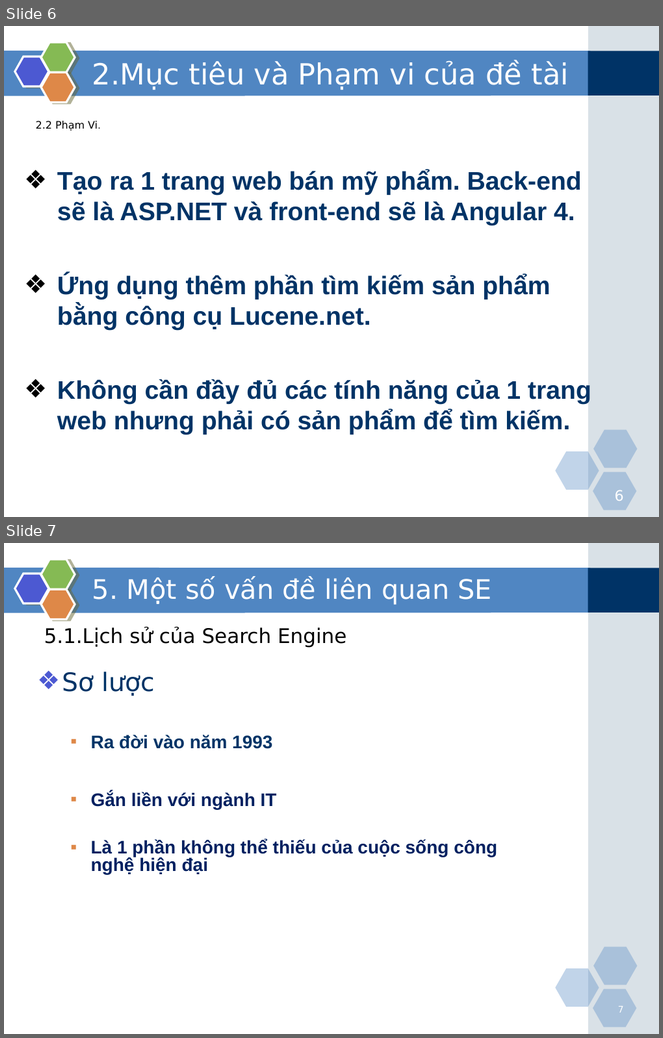
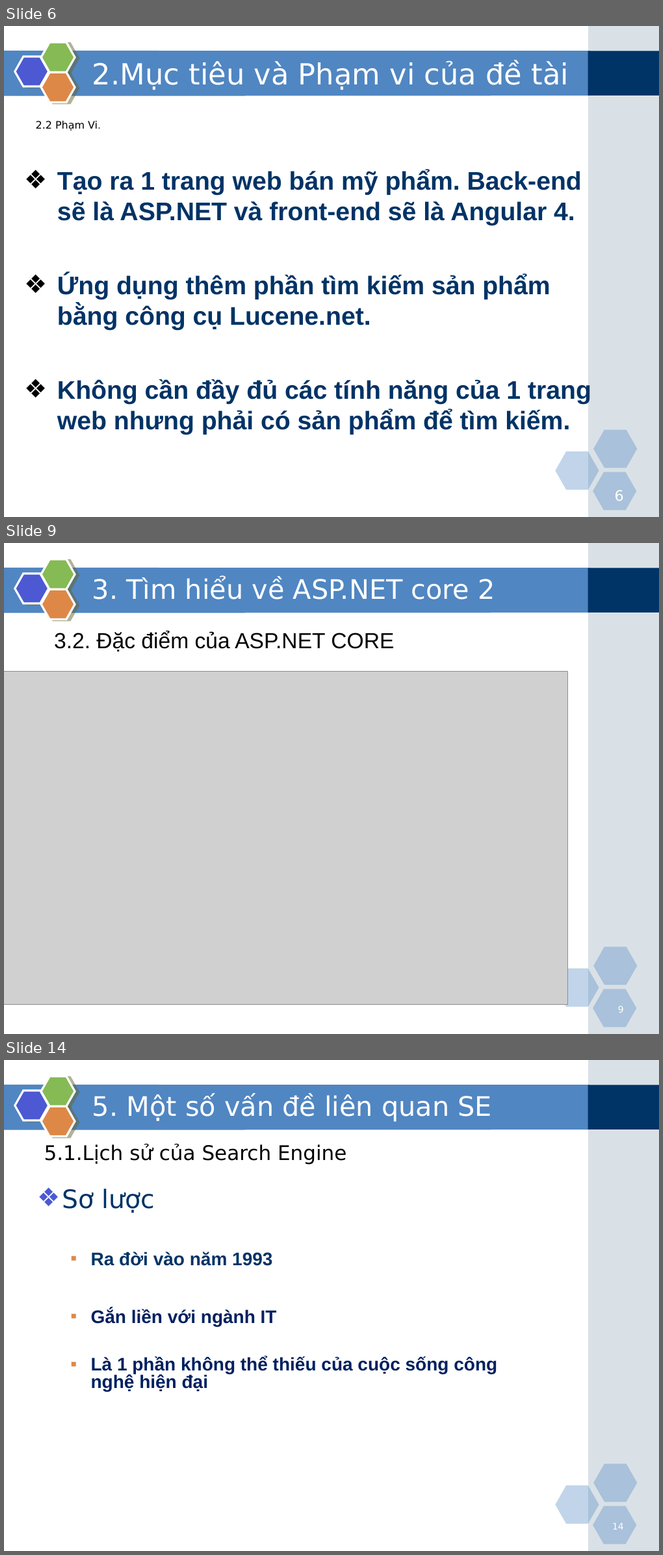
Before and after one commit to VuongVanHau/TLCN2018, a slide deck: Dec_30/ASPNET_Angular_Lucene_Thịnh_Hậu.ppt. Shown one above the other, each under a label of ours: slides 6 and 7 before the commit, slides 6, 9 and 14 after it; the slides between them are not shown. The pictures are 663x1038 and 663x1555 pixels, drawn with LibreOffice and Linux fonts; fonts in the diff are those of the drawing; grey boxes stand for pictures. Boxes give left, top, right and bottom in pixels: in the first picture for what was removed or moved away, otherwise in the second. Text is boxed around its words. In the diff, an @@ line names an element or a change of style, - is before the commit and + after.

```diff
--- a/Dec_30/ASPNET_Angular_Lucene_Thịnh_Hậu.ppt
+++ b/Dec_30/ASPNET_Angular_Lucene_Thịnh_Hậu.ppt
@@ slide 9 added at <box>4,543,659,1034</box>, background #FFFFFF; not listed: 9 template elements that a slide beside it also shows @@
@@ text added at <box>92,577,495,600</box>, 29.6 pt, text #FFFFFF @@
+3. Tìm hiểu về ASP.NET core 2
@@ text added at <box>54,631,394,652</box>, 24 pt, text #000000 @@
+    3.2. Đặc điểm của ASP.NET CORE
@@ picture added at <box>4,672,568,1005</box> @@
@@ page number added at <box>618,1006,624,1013</box>, 10 pt, text #FFFFFF @@
+9
@@ what was slide 7 is now slide 14 @@
@@ page number at <box>612,1523,624,1530</box>: text changed @@
-7
+14
```
Also in this commit, not shown: 1 slide changed, 6 other slides added, 1 other file.
